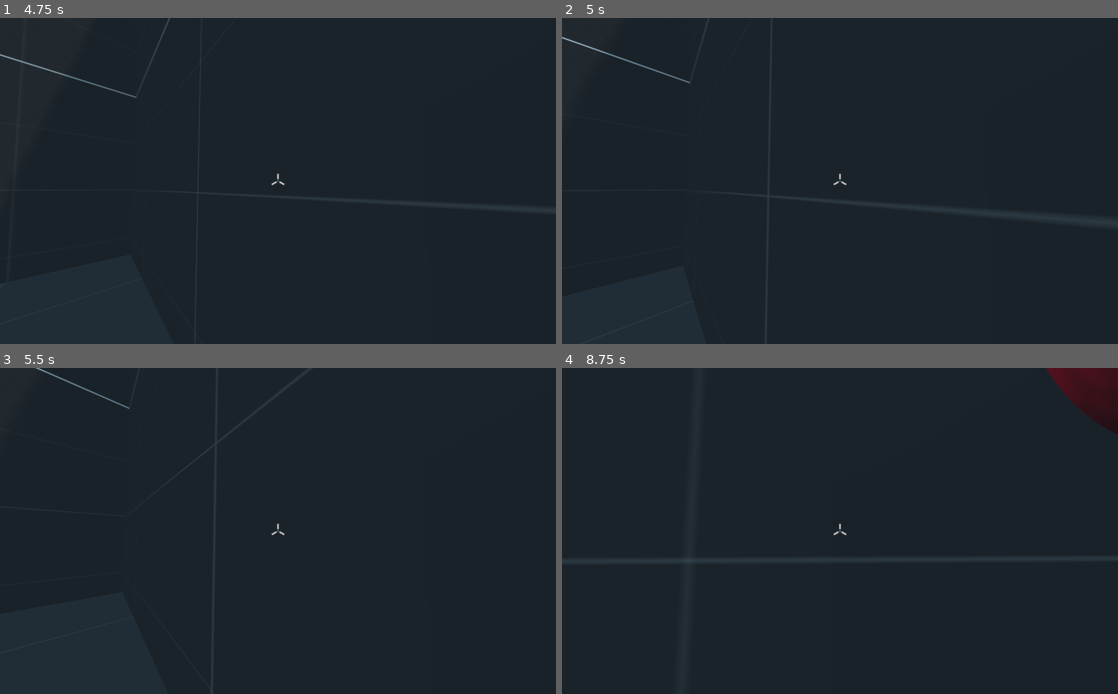
Above: before the commit, frames 1-4 (two rows, left to right).
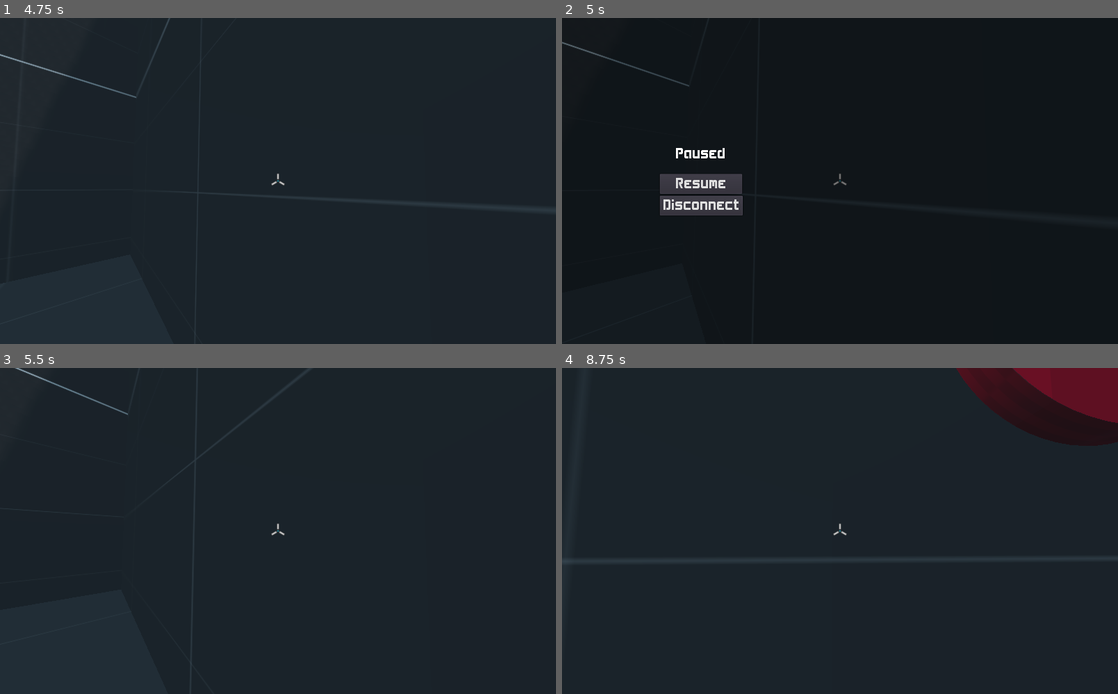
Above: after the commit, the same moments.

Repository: kdreese/godot-3D-shooter-project
Game: Godot game, scene res://src/states/Menu.tscn
The game is run twice, just before and just after one commit, with the same random seed, the same clock (stepped at 60 frames per second) and the same inputs.
Inputs (mouse positions are in pixels of both pictures, inside the frame that each line leads up to):
- Up to frame 1 (4.75 s): click "Play" at 0.5 s; tap Enter at 1.25 s; move the mouse to (305, 181) at 1.27 s; press the mouse at (305, 181) at 1.28 s; hold W (move_forwards) from 1.28 s (still down); tap Space (jump) at 1.52, 1.55, 1.82, 2.1, 2.27, 2.57, 3.05, 3.77, 4.07, 4.35, 4.52 s; move the mouse to (250, 181) at 2.02 s; release the mouse at (250, 181) at 2.03 s; click (250, 181) at 2.3 s; move the mouse to (289, 174) at 2.77 s; press the mouse at (289, 174) at 2.78 s; move the mouse to (272, 187) at 3.52 s; release the mouse at (272, 187) at 3.53 s; click (272, 187) at 3.6 s; move the mouse to (316, 184) at 4.27 s
- Up to frame 2 (5 s): keep holding W (move_forwards); tap Space (jump) at 4.82 s; tap Escape (ui_cancel) at 4.9 s
- Up to frame 3 (5.5 s): release W (move_forwards) at 5 s; click (139, 534) at 5 s, where only the run after the commit has a clickable "Resume"
- Up to frame 4 (8.75 s): tap Space (jump) at 5.75, 6.02, 6.32, 6.8, 7.35, 7.52, 7.82, 8.27, 8.3, 8.57 s; move the mouse to (795, 527) at 5.77 s; hold W (move_forwards) 5.78-7.28 s; click (795, 527) at 5.85 s; move the mouse to (845, 531) at 6.52 s; press the mouse at (845, 531) at 6.53 s; move the mouse to (817, 524) at 7.27 s; release the mouse at (817, 524) at 7.28 s; hold D (move_right) 7.28-8.03 s; click (817, 524) at 7.55 s; tap Enter at 8 s; move the mouse to (867, 531) at 8.02 s; press the mouse at (867, 531) at 8.03 s; hold W (move_forwards) from 8.03 s (still down)

Frame 1 is identical in both runs. In frame 2, 3.1% of the frame differs, in the area x 0-100%, y 0-100%; in frame 3, 0.2%; in frame 4, 2.7%.

Commit message:
Add pause menu

Diff:
--- a/src/objects/Player.gd
+++ b/src/objects/Player.gd
@@ -12,33 +12,28 @@
 onready var hitscan := $"%Hitscan" as RayCast
 
 
-func _ready() -> void:
-	Input.mouse_mode = Input.MOUSE_MODE_CAPTURED
-
-
 func _unhandled_input(event: InputEvent) -> void:
-	if Input.mouse_mode == Input.MOUSE_MODE_CAPTURED and event is InputEventMouseMotion:
+	if Input.mouse_mode != Input.MOUSE_MODE_CAPTURED:
+		return
+	if event is InputEventMouseMotion:
 		var mm_event := event as InputEventMouseMotion
 		rotation.y = wrapf(rotation.y - mm_event.relative.x * MOUSE_SENS.x, 0, TAU)
 		camera.rotation.x = clamp(camera.rotation.x - mm_event.relative.y * MOUSE_SENS.y, -PI / 2, PI / 2)
 		get_tree().set_input_as_handled()
-	elif event.is_action_pressed("ui_cancel"):
-		if Input.mouse_mode == Input.MOUSE_MODE_CAPTURED:
-			Input.mouse_mode = Input.MOUSE_MODE_VISIBLE
-			get_tree().set_input_as_handled()
 	elif event.is_action_pressed("shoot"):
-		if Input.mouse_mode == Input.MOUSE_MODE_VISIBLE:
-			Input.mouse_mode = Input.MOUSE_MODE_CAPTURED
-			get_tree().set_input_as_handled()
-		else:
-			shoot()
+		shoot()
+		get_tree().set_input_as_handled()
 
 
 func _physics_process(delta: float) -> void:
+	var wishdir := Input.get_vector("move_left", "move_right", "move_backwards", "move_forwards")
+	var jump_pressed := Input.is_action_just_pressed("jump")
+	if Input.mouse_mode != Input.MOUSE_MODE_CAPTURED:
+		wishdir = Vector2.ZERO
+		jump_pressed = false
+
 	var forward_vector := Vector3.FORWARD.rotated(Vector3.UP, rotation.y)
 	var right_vector := Vector3.FORWARD.rotated(Vector3.UP, rotation.y - PI / 2)
-
-	var wishdir := Input.get_vector("move_left", "move_right", "move_backwards", "move_forwards")
 
 	var move_vector := wishdir.x * right_vector + wishdir.y * forward_vector
 
@@ -47,7 +42,7 @@
 
 	var jumping = false
 
-	if is_on_floor() and Input.is_action_just_pressed("jump"):
+	if is_on_floor() and jump_pressed:
 		jumping = true
 		velocity.y = JUMP_POWER
 
--- a/src/states/Game.gd
+++ b/src/states/Game.gd
@@ -1,4 +1,7 @@
 extends Node
+
+
+onready var pause_menu := $"%PauseMenu" as Control
 
 
 func _ready() -> void:
@@ -8,3 +11,10 @@
 	var player := preload("res://src/objects/Player.tscn").instance() as KinematicBody
 	add_child(player)
 	player.translation = spawn_point.translation
+	Input.mouse_mode = Input.MOUSE_MODE_CAPTURED
+	pause_menu.hide()
+
+
+func _input(event: InputEvent) -> void:
+	if event.is_action_pressed("ui_cancel"):
+		pause_menu.open_menu()
--- a/src/states/Game.tscn
+++ b/src/states/Game.tscn
@@ -1,25 +1,29 @@
-[gd_scene load_steps=3 format=2]
+[gd_scene load_steps=4 format=2]
 
 [ext_resource path="res://src/states/Game.gd" type="Script" id=1]
 [ext_resource path="res://assets/reticle.png" type="Texture" id=2]
+[ext_resource path="res://src/states/PauseMenu.tscn" type="PackedScene" id=3]
 
 [node name="Game" type="Node"]
 script = ExtResource( 1 )
 
 [node name="UI" type="CanvasLayer" parent="."]
 
-[node name="TextureRect" type="TextureRect" parent="UI"]
+[node name="Reticle" type="TextureRect" parent="UI"]
 anchor_left = 0.5
 anchor_top = 0.5
 anchor_right = 0.5
 anchor_bottom = 0.5
 margin_left = -16.0
 margin_top = -16.0
-margin_right = 16.0
-margin_bottom = 16.0
+margin_right = 112.0
+margin_bottom = 112.0
 rect_scale = Vector2( 0.25, 0.25 )
 mouse_filter = 2
 size_flags_horizontal = 4
 size_flags_vertical = 4
 texture = ExtResource( 2 )
 stretch_mode = 4
+
+[node name="PauseMenu" parent="UI" instance=ExtResource( 3 )]
+unique_name_in_owner = true
--- /dev/null
+++ b/src/states/PauseMenu.gd
@@ -0,0 +1,17 @@
+extends ColorRect
+
+
+func open_menu() -> void:
+	Input.mouse_mode = Input.MOUSE_MODE_VISIBLE
+	show()
+
+
+func resume_game() -> void:
+	Input.mouse_mode = Input.MOUSE_MODE_CAPTURED
+	hide()
+
+
+func disconnect_from_game() -> void:
+	Input.mouse_mode = Input.MOUSE_MODE_VISIBLE
+	var error := get_tree().change_scene("res://src/states/Menu.tscn")
+	assert(not error)
--- /dev/null
+++ b/src/states/PauseMenu.tscn
@@ -0,0 +1,48 @@
+[gd_scene load_steps=2 format=2]
+
+[ext_resource path="res://src/states/PauseMenu.gd" type="Script" id=1]
+
+[node name="PauseMenu" type="ColorRect"]
+anchor_right = 1.0
+anchor_bottom = 1.0
+color = Color( 0, 0, 0, 0.392157 )
+script = ExtResource( 1 )
+
+[node name="C" type="CenterContainer" parent="."]
+anchor_right = 0.5
+anchor_bottom = 1.0
+
+[node name="V" type="VBoxContainer" parent="C"]
+margin_left = 178.0
+margin_top = 234.0
+margin_right = 333.0
+margin_bottom = 366.0
+custom_constants/separation = 20
+
+[node name="PausedLabel" type="Label" parent="C/V"]
+margin_left = 30.0
+margin_right = 125.0
+margin_bottom = 32.0
+size_flags_horizontal = 4
+text = "Paused"
+align = 1
+
+[node name="Buttons" type="VBoxContainer" parent="C/V"]
+margin_top = 52.0
+margin_right = 155.0
+margin_bottom = 132.0
+size_flags_horizontal = 4
+
+[node name="ResumeButton" type="Button" parent="C/V/Buttons"]
+margin_right = 155.0
+margin_bottom = 38.0
+text = "Resume"
+
+[node name="DisconnectButton" type="Button" parent="C/V/Buttons"]
+margin_top = 42.0
+margin_right = 155.0
+margin_bottom = 80.0
+text = "Disconnect"
+
+[connection signal="pressed" from="C/V/Buttons/ResumeButton" to="." method="resume_game"]
+[connection signal="pressed" from="C/V/Buttons/DisconnectButton" to="." method="disconnect_from_game"]
